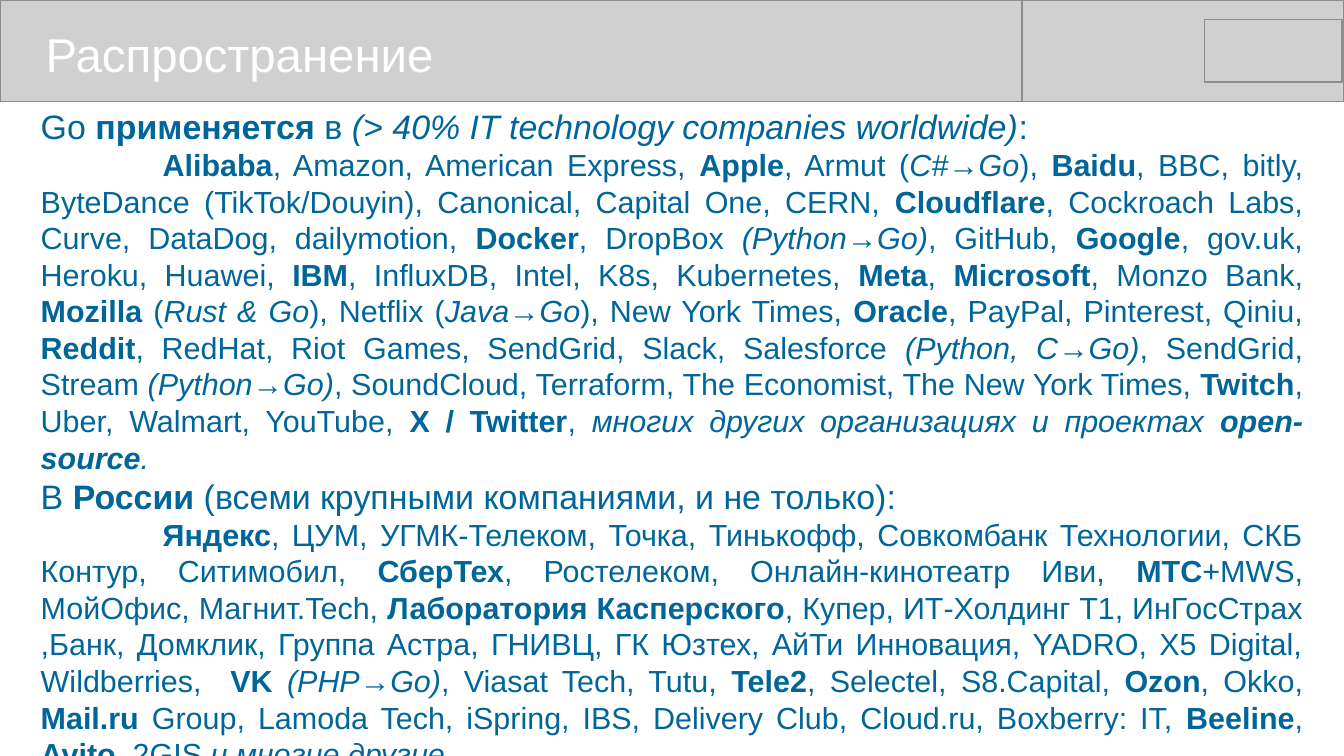
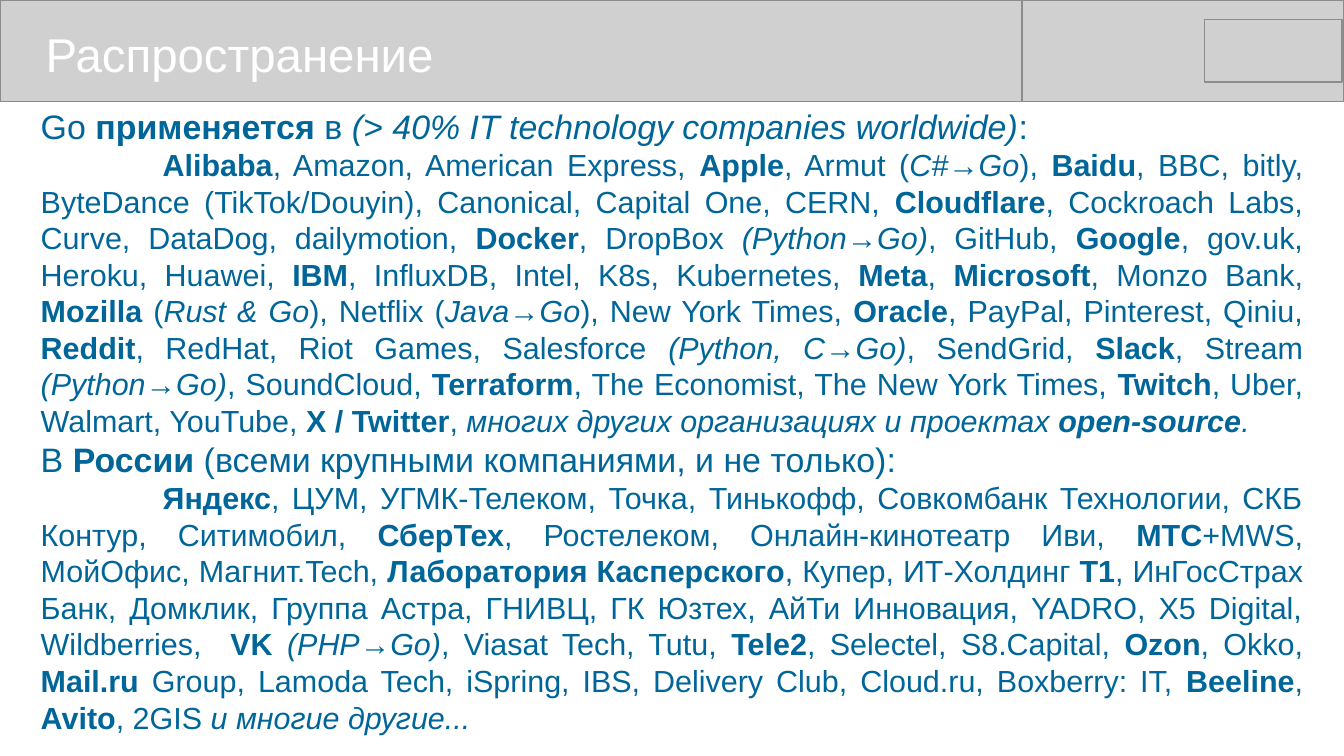
Before and after one commit to mike-shock/Go_language, a slide deck: slide 50 of Go_Preview.odp. Drawn at 1344x756 pixels with LibreOffice and Linux fonts; fonts in the diff are those of the drawing; grey boxes stand for pictures. Boxes give left, top, right and bottom in pixels: in the first picture for what was removed or moved away, otherwise in the second. Text is boxed around its words. In the diff, an @@ line names an element or a change of style, - is before the commit and + after.

```diff
--- a/Go_Preview.odp
+++ b/Go_Preview.odp
@@ text at bbox=[41, 154, 1303, 438]: text changed @@
-Alibaba, Amazon, American Express, Apple, Armut (C#→Go), Baidu, BBC, bitly, ByteDance (TikTok/Douyin), Canonical, Capital One, CERN, Cloudflare, Cockroach Labs, Curve, DataDog, dailymotion, Docker, DropBox (Python→Go), GitHub, Google, gov.uk, Heroku, Huawei, IBM, InfluxDB, Intel, K8s, Kubernetes, Meta, Microsoft, Monzo Bank, Mozilla (Rust & Go), Netflix (Java→Go), New York Times, Oracle, PayPal, Pinterest, Qiniu, Reddit, RedHat, Riot Games, SendGrid, Slack, Salesforce (Python, C→Go), SendGrid, Stream (Python→Go), SoundCloud, Terraform, The Economist, The New York Times, Twitch, Uber, Walmart, YouTube, X / Twitter, многих других организациях и проектах open-source.
+Alibaba, Amazon, American Express, Apple, Armut (C#→Go), Baidu, BBC, bitly, ByteDance (TikTok/Douyin), Canonical, Capital One, CERN, Cloudflare, Cockroach Labs, Curve, DataDog, dailymotion, Docker, DropBox (Python→Go), GitHub, Google, gov.uk, Heroku, Huawei, IBM, InfluxDB, Intel, K8s, Kubernetes, Meta, Microsoft, Monzo Bank, Mozilla (Rust & Go), Netflix (Java→Go), New York Times, Oracle, PayPal, Pinterest, Qiniu, Reddit, RedHat, Riot Games, Salesforce (Python, C→Go), SendGrid, Slack, Stream (Python→Go), SoundCloud, Terraform, The Economist, The New York Times, Twitch, Uber, Walmart, YouTube, X / Twitter, многих других организациях и проектах open-source.
@@ text at bbox=[41, 486, 1303, 735]: text changed @@
-Яндекс, ЦУМ, УГМК-Телеком, Точка, Тинькофф, Совкомбанк Технологии, СКБ Контур, Ситимобил, СберТех, Ростелеком, Онлайн-кинотеатр Иви, МТС+MWS, МойОфис, Магнит.Tech, Лаборатория Касперского, Купер, ИТ-Холдинг Т1, ИнГосСтрах ,Банк, Домклик, Группа Астра, ГНИВЦ, ГК Юзтех, АйТи Инновация, YADRO, X5 Digital, Wildberries, VK (PHP→Go), Viasat Tech, Tutu, Tele2, Selectel, S8.Capital, Ozon, Okko, Mail.ru Group, Lamoda Tech, iSpring, IBS, Delivery Club, Cloud.ru, Boxberry: IT, Beeline, Avito, 2GIS и многие другие...
+Яндекс, ЦУМ, УГМК-Телеком, Точка, Тинькофф, Совкомбанк Технологии, СКБ Контур, Ситимобил, СберТех, Ростелеком, Онлайн-кинотеатр Иви, МТС+MWS, МойОфис, Магнит.Tech, Лаборатория Касперского, Купер, ИТ-Холдинг Т1, ИнГосСтрах Банк, Домклик, Группа Астра, ГНИВЦ, ГК Юзтех, АйТи Инновация, YADRO, X5 Digital, Wildberries, VK (PHP→Go), Viasat Tech, Tutu, Tele2, Selectel, S8.Capital, Ozon, Okko, Mail.ru Group, Lamoda Tech, iSpring, IBS, Delivery Club, Cloud.ru, Boxberry: IT, Beeline, Avito, 2GIS и многие другие...
```
Also in this commit, not shown: 20 other slides changed, 3 other files.
